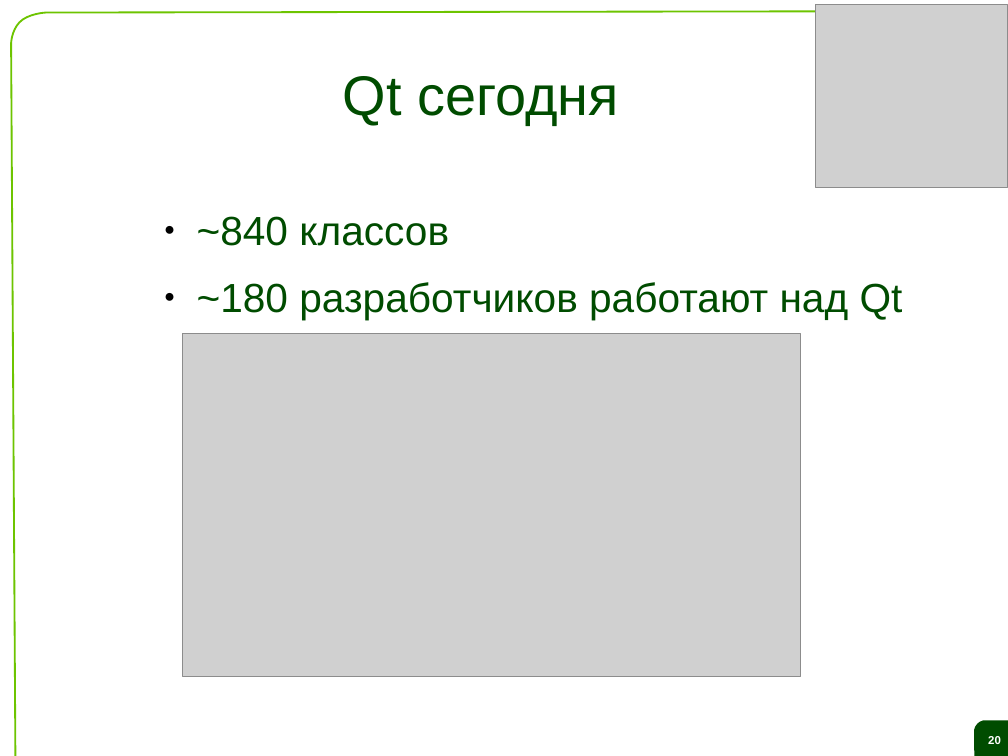
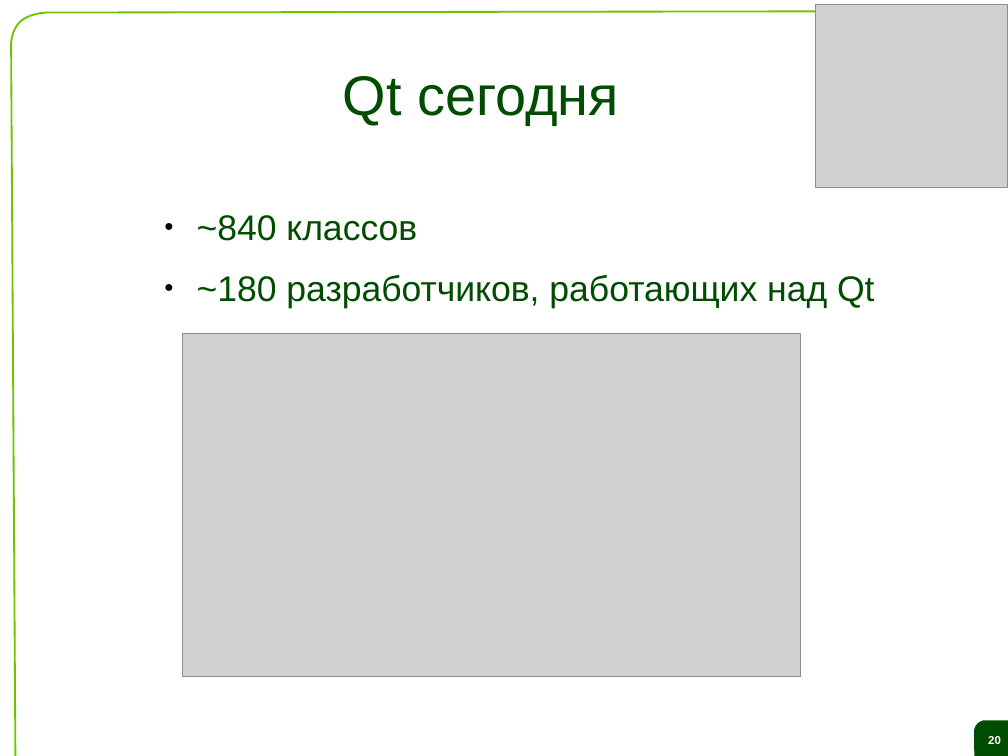
Before and after one commit to saa/qecm, a slide deck: slide 20 of Lectures and Exercises/L01 - The ideas behind Qt and a live demo/L1 Slides.odp. Drawn at 1008x756 pixels with LibreOffice and Linux fonts; fonts in the diff are those of the drawing; grey boxes stand for pictures; background and template pictures are left out. Boxes give left, top, right and bottom in pixels: in the first picture for what was removed or moved away, otherwise in the second. Text is boxed around its words. In the diff, an @@ line names an element or a change of style, - is before the commit and + after.

```diff
--- a/Lectures and Exercises/L01 - The ideas behind Qt and a live demo/L1 Slides.odp
+++ b/Lectures and Exercises/L01 - The ideas behind Qt and a live demo/L1 Slides.odp
@@ text at bbox=[197, 215, 417, 241]: size 32 to 28 pt in "~840 классов" @@
@@ text at bbox=[197, 275, 874, 308]: text changed; size 32 to 28 pt @@
-● ~180 разработчиков работают над Qt
+● ~180 разработчиков, работающих над Qt
```
Also in this commit, not shown: 13 other slides changed.
